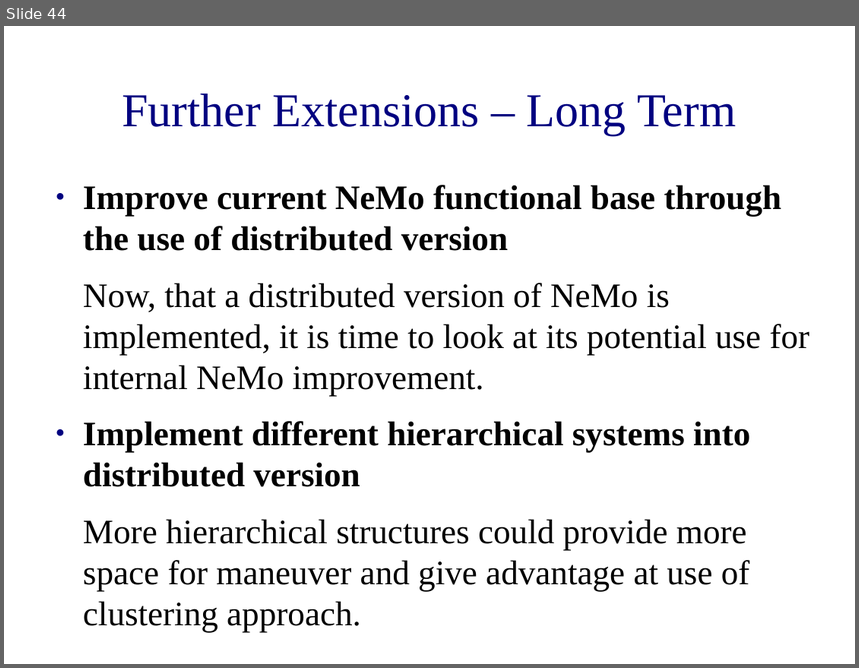
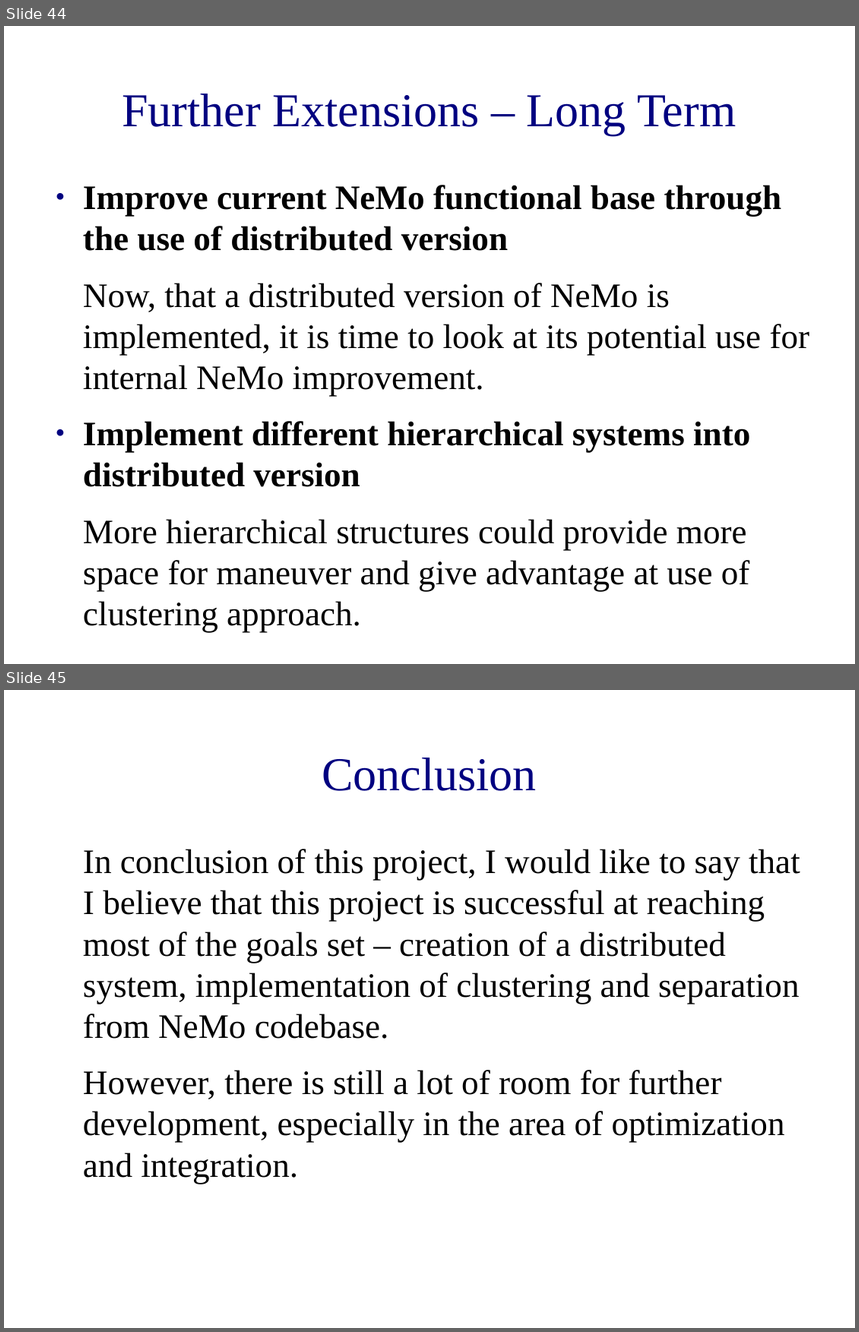
Before and after one commit to iskorr/nemo-mpi, a slide deck: Presentation.odp. Shown one above the other, each under a label of ours: slide 44 before the commit, slides 44 and 45 after it. The pictures are 859x668 and 859x1332 pixels, drawn with LibreOffice and Linux fonts; fonts in the diff are those of the drawing; background and template pictures are left out. Boxes give left, top, right and bottom in pixels: in the first picture for what was removed or moved away, otherwise in the second. Text is boxed around its words. In the diff, an @@ line names an element or a change of style, - is before the commit and + after.

```diff
--- a/Presentation.odp
+++ b/Presentation.odp
@@ slide 45 added at [4, 690, 855, 1328], background picture (left out) @@
@@ title added at [322, 758, 537, 791], 44 pt, text #000080 @@
+Conclusion
@@ text added at [83, 849, 800, 1184], 32 pt, text #000000 @@
+In conclusion of this project, I would like to say that I believe that this project is successful at reaching most of the goals set – creation of a distributed system, implementation of clustering and separation from NeMo codebase.
+However, there is still a lot of room for further development, especially in the area of optimization and integration.
```
Also in this commit, not shown: 1 slide changed, 1 other slide added, 1 slide removed, 3 other files.
